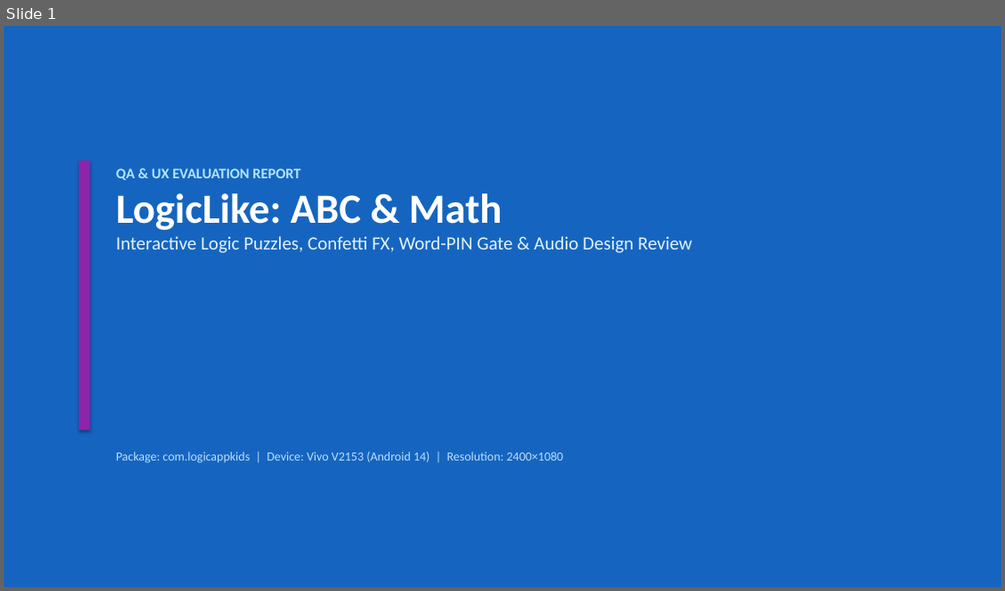
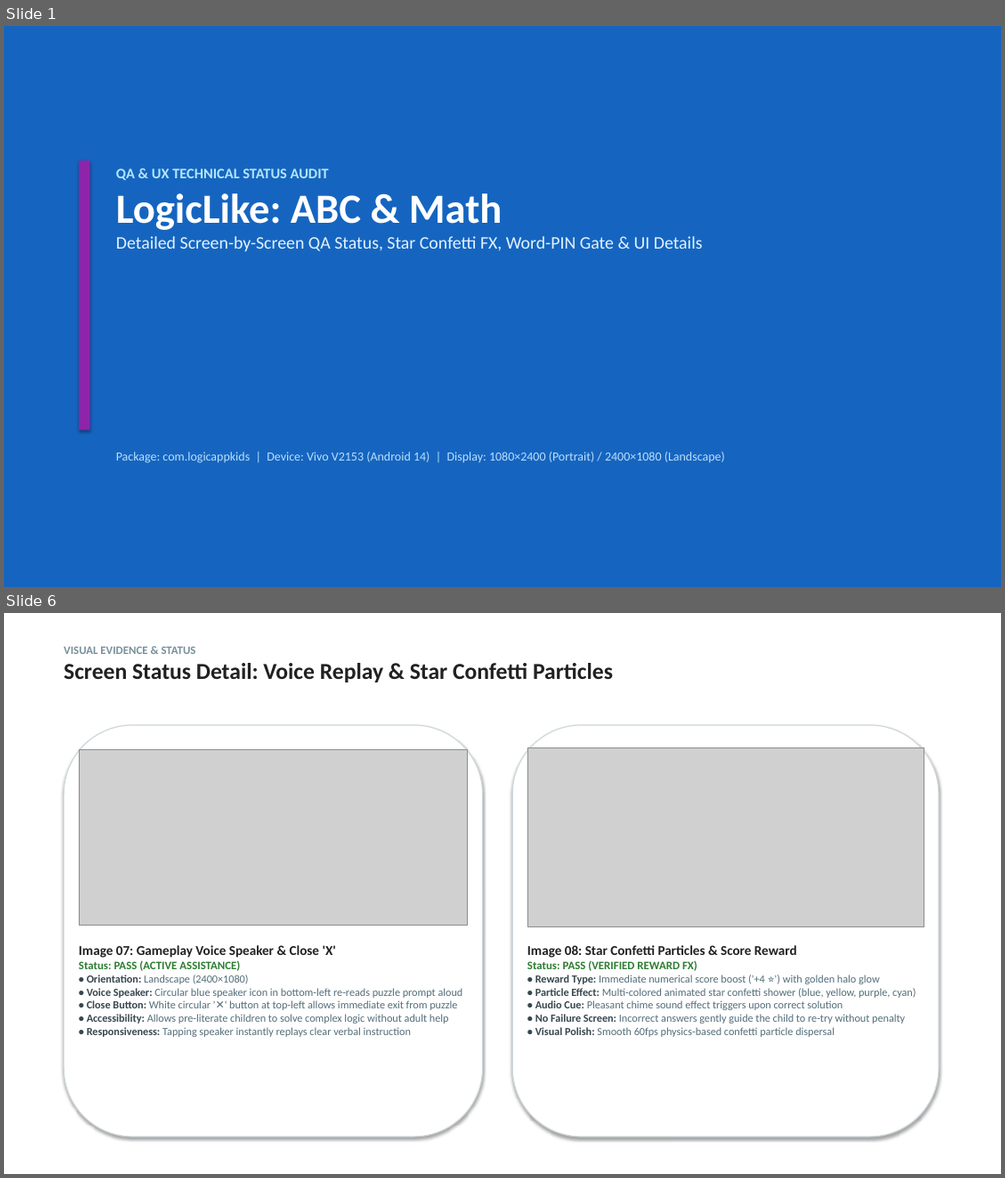
Before and after one commit to ananddub/game-qa-review-3g1j37, a slide deck: LogicLike_ABC_and_Math.pptx. Shown one above the other, each under a label of ours: slide 1 before the commit, slides 1 and 6 after it; the slides between them are not shown. The pictures are 1005x591 and 1005x1178 pixels, drawn with LibreOffice and Linux fonts; fonts in the diff are those of the drawing; grey boxes stand for pictures. Boxes give left, top, right and bottom in pixels: in the first picture for what was removed or moved away, otherwise in the second. Text is boxed around its words. In the diff, an @@ line names an element or a change of style, - is before the commit and + after.

Commit message:
Remove all suggestions/recommendations; update slides to focus purely on detailed screen statuses, UI elements, and technical parameters

```diff
--- a/LogicLike_ABC_and_Math.pptx
+++ b/LogicLike_ABC_and_Math.pptx
@@ slide 6 added at (4, 613, 1001, 1174), background #FFFFFF @@
@@ text added at (64, 646, 613, 682), 22 pt, text #212121, bold @@
+VISUAL EVIDENCE & STATUS
+Screen Status Detail: Voice Replay & Star Confetti Particles
@@ rounded rectangle added at (64, 725, 483, 1136), fill #FFFFFF, outline #CFD8DC 1 pt @@
@@ rounded rectangle added at (512, 725, 938, 1136), fill #FFFFFF, outline #CFD8DC 1 pt @@
@@ picture added at (79, 750, 468, 925) @@
@@ picture added at (527, 748, 923, 926) @@
@@ text added at (79, 945, 463, 1037), 10.5 pt, text #546E7A @@
+Image 07: Gameplay Voice Speaker & Close 'X'
+Status: PASS (ACTIVE ASSISTANCE)
+• Orientation: Landscape (2400×1080)
+• Voice Speaker: Circular blue speaker icon in bottom-left re-reads puzzle prompt aloud
+• Close Button: White circular '✕' button at top-left allows immediate exit from puzzle
+• Accessibility: Allows pre-literate children to solve complex logic without adult help
+• Responsiveness: Tapping speaker instantly replays clear verbal instruction
@@ text added at (527, 945, 915, 1037), 10.5 pt, text #546E7A @@
+Image 08: Star Confetti Particles & Score Reward
+Status: PASS (VERIFIED REWARD FX)
+• Reward Type: Immediate numerical score boost ('+4 ⭐') with golden halo glow
+• Particle Effect: Multi-colored animated star confetti shower (blue, yellow, purple, cyan)
+• Audio Cue: Pleasant chime sound effect triggers upon correct solution
+• No Failure Screen: Incorrect answers gently guide the child to re-try without penalty
+• Visual Polish: Smooth 60fps physics-based confetti particle dispersal
@@ slide 1 changed as well @@
@@ text at (116, 168, 329, 180): text changed @@
-QA & UX EVALUATION REPORT
+QA & UX TECHNICAL STATUS AUDIT
@@ text at (116, 236, 703, 251): text changed; size 18 to 17 pt @@
-Interactive Logic Puzzles, Confetti FX, Word-PIN Gate & Audio Design Review
+Detailed Screen-by-Screen QA Status, Star Confetti FX, Word-PIN Gate & UI Details
@@ text at (116, 451, 725, 463): text changed @@
-Package: com.logicappkids | Device: Vivo V2153 (Android 14) | Resolution: 2400×1080
+Package: com.logicappkids | Device: Vivo V2153 (Android 14) | Display: 1080×2400 (Portrait) / 2400×1080 (Landscape)
```
Also in this commit, not shown: 1 other slide changed, 4 other slides added, 6 slides removed, 2 other files.
